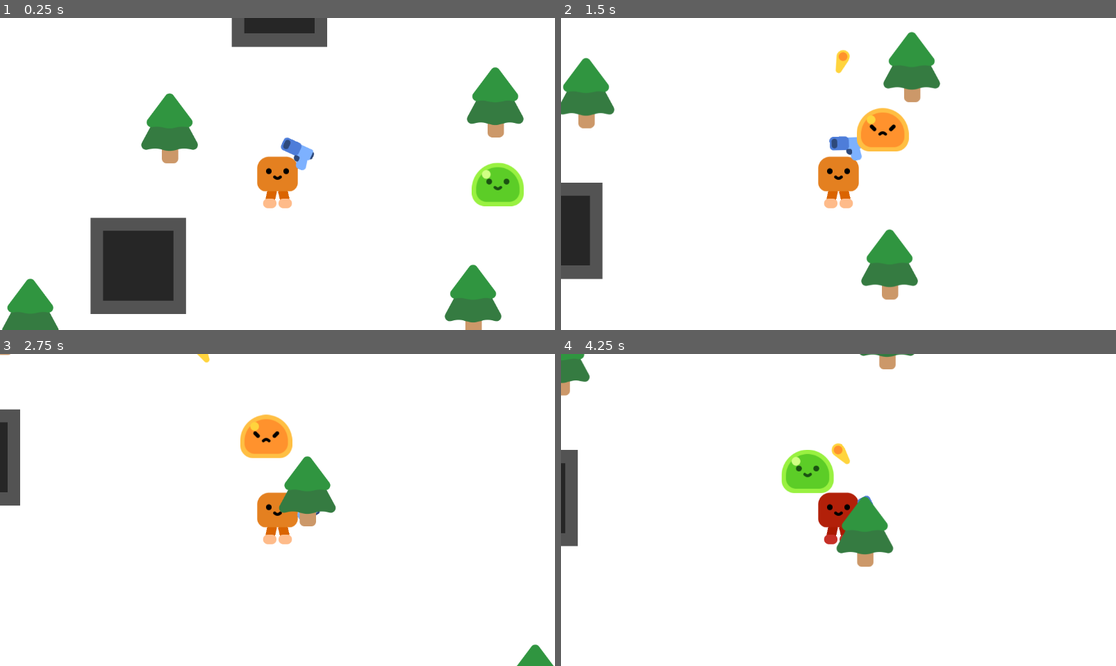
Above: before the commit, frames 1-4 (two rows, left to right).
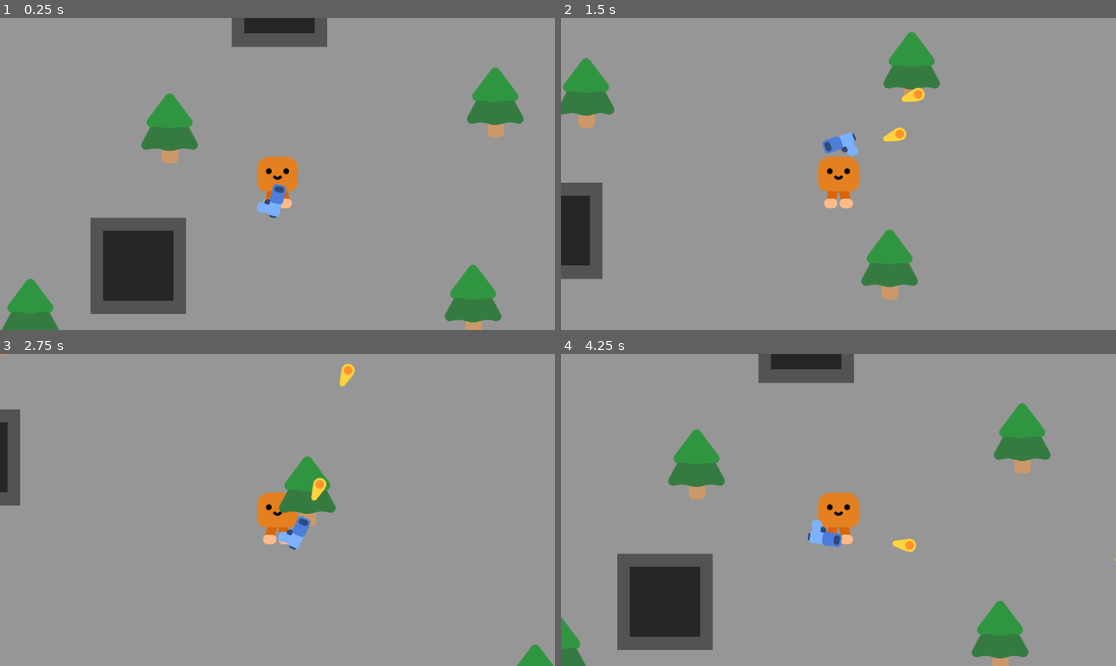
Above: after the commit, the same moments.

Repository: Pear-Juice/ATLS-GD-FarmerSurvivor
Game: Godot game, scene res://Scenes/L1.tscn
The game is run twice, just before and just after one commit, with the same random seed, the same clock (stepped at 60 frames per second) and the same inputs.
Inputs (mouse positions are in pixels of both pictures, inside the frame that each line leads up to):
- Up to frame 1 (0.25 s): no input
- Up to frame 2 (1.5 s): move the mouse to (960, 158) at 0.52 s; press the mouse at (960, 158) at 0.53 s; hold D (Right) 0.53-1.28 s; move the mouse to (727, 189) at 1.27 s; release the mouse at (727, 189) at 1.28 s; hold S (Down) from 1.28 s (still down); click (727, 189) at 1.35 s
- Up to frame 3 (2.75 s): move the mouse to (333, 441) at 2.02 s; release S (Down) at 2.03 s; press the mouse at (333, 441) at 2.03 s; hold D (Right) from 2.03 s (still down)
- Up to frame 4 (4.25 s): move the mouse to (810, 572) at 2.77 s; release D (Right) at 2.78 s; release the mouse at (810, 572) at 2.78 s; hold W (Up) 2.78-3.53 s; click (810, 572) at 2.85 s; move the mouse to (1005, 556) at 3.52 s; press the mouse at (1005, 556) at 3.53 s; hold A (Left) from 3.53 s (still down)

The runs differ from the first frame. In frame 1, 88% of the frame differs, in the area x 0-100%, y 0-100%; in frame 2, 93%; in frame 3, 97%; in frame 4, 100%.

Commit message:
Step 14: 20 minutes

Diff:
--- a/Objects/Bullet/Bullet.tscn
+++ b/Objects/Bullet/Bullet.tscn
@@ -13,7 +13,7 @@
 life_time = 2.0
 knockback = 700.0
 
-[node name="Sprite2D" type="Sprite2D" parent="."]
+[node name="BulletSprite" type="Sprite2D" parent="."]
 position = Vector2(-1, 11)
 rotation = -1.5708
 texture = ExtResource("1_wa2no")
--- a/Objects/Gun/Gun.gd
+++ b/Objects/Gun/Gun.gd
@@ -1,15 +1,13 @@
 extends Node2D
 
 @export var bullet_tscn : PackedScene
-
-var mouse_pos : Vector2
 
 var can_shoot := true
 
 var angle : float
 
 func _process(delta: float) -> void:
-	var dir = (mouse_pos - global_position).normalized()
+	var dir = (get_global_mouse_position() - global_position).normalized()
 	angle = rad_to_deg(dir.angle()) + 90
 
 	rotation_degrees = angle - get_parent().holder_angle
@@ -28,6 +26,6 @@
 	bullet.rotation_degrees = angle
 	get_tree().root.add_child(bullet)
 
-func _input(event: InputEvent) -> void:
-	if event is InputEventMouseMotion:
-		mouse_pos = event.global_position
+	$Barrel/MuzzelFlash.visible = true
+	await get_tree().create_timer(0.1).timeout
+	$Barrel/MuzzelFlash.visible = false
--- a/Objects/Gun/Gun.tscn
+++ b/Objects/Gun/Gun.tscn
@@ -1,17 +1,26 @@
-[gd_scene load_steps=4 format=3 uid="uid://7x5pjeehcag"]
+[gd_scene load_steps=5 format=3 uid="uid://7x5pjeehcag"]
 
 [ext_resource type="Texture2D" uid="uid://cj2magecql3bs" path="res://Objects/Gun/pistol.png" id="1_2elei"]
 [ext_resource type="Script" uid="uid://ctymm32atvm8l" path="res://Objects/Gun/Gun.gd" id="1_7g3aj"]
 [ext_resource type="PackedScene" uid="uid://b6tenxm5vxj3n" path="res://Objects/Bullet/Bullet.tscn" id="2_l3jv4"]
+[ext_resource type="Texture2D" uid="uid://brgpjilf7s2ul" path="res://Objects/Gun/muzzle_flash/muzzle_flash.png" id="4_l3jv4"]
 
 [node name="Gun" type="Node2D"]
 script = ExtResource("1_7g3aj")
 bullet_tscn = ExtResource("2_l3jv4")
 
 [node name="Sprite2D" type="Sprite2D" parent="."]
+z_index = 1
 rotation = -1.5708
 texture = ExtResource("1_2elei")
 flip_v = true
 
 [node name="Barrel" type="Node2D" parent="."]
-position = Vector2(10, -30)
+position = Vector2(11, -27)
+
+[node name="MuzzelFlash" type="Sprite2D" parent="Barrel"]
+visible = false
+z_index = 2
+position = Vector2(0, -13)
+rotation = -1.57079
+texture = ExtResource("4_l3jv4")
--- a/Objects/Gun/GunHolder.gd
+++ b/Objects/Gun/GunHolder.gd
@@ -4,13 +4,7 @@
 var holder_angle : float
 
 func _process(delta: float) -> void:
-	var dir = (mouse_pos - global_position).normalized()
+	var dir = (get_global_mouse_position() - global_position).normalized()
 	holder_angle = rad_to_deg(dir.angle()) + 90
 
 	rotation_degrees = holder_angle
-
-	#rotate_toward()
-
-func _input(event: InputEvent) -> void:
-	if event is InputEventMouseMotion:
-		mouse_pos = event.global_position
--- /dev/null
+++ b/Objects/Player/Camera.gd
@@ -0,0 +1,8 @@
+class_name Camera
+
+extends Camera2D
+
+static var I : Camera
+
+func _init():
+	I = self
--- a/Objects/Player/Player.gd
+++ b/Objects/Player/Player.gd
@@ -21,8 +21,7 @@
 func hit(damage : int, direction : Vector2, force : float):
 	if can_hit:
 		health -= damage
-		hit_dir = direction
-		hit_force = force
+		velocity = direction * force
 		hit_anim()
 
 		can_hit = false
@@ -51,5 +50,6 @@
 	if can_hit:
 		velocity = speed * direction
 	else:
-		velocity = hit_dir * hit_force
+		velocity *= 0.95
+
 	move_and_slide()
--- a/Objects/Player/Player.tscn
+++ b/Objects/Player/Player.tscn
@@ -1,7 +1,8 @@
-[gd_scene load_steps=9 format=3 uid="uid://ci86es8dmdgkj"]
+[gd_scene load_steps=10 format=3 uid="uid://ci86es8dmdgkj"]
 
 [ext_resource type="Script" uid="uid://ciouki488yiic" path="res://Objects/Player/Player.gd" id="1_we6tp"]
 [ext_resource type="Texture2D" uid="uid://sgpe48feds4e" path="res://Objects/Player/square_body.png" id="2_b872d"]
+[ext_resource type="Script" uid="uid://dn0t4tjstbkob" path="res://Objects/Player/Camera.gd" id="2_y01d7"]
 [ext_resource type="Texture2D" uid="uid://cjeasxerfccn8" path="res://Objects/Player/square_face.png" id="3_1qpp8"]
 [ext_resource type="Texture2D" uid="uid://v46pdv1xqomy" path="res://Objects/Player/square_lower_leg.png" id="4_nd6ml"]
 [ext_resource type="Texture2D" uid="uid://ciw5snfcgmqhn" path="res://Objects/Player/square_foot.png" id="5_y01d7"]
@@ -22,42 +23,36 @@
 shape = SubResource("CapsuleShape2D_861e5")
 
 [node name="Camera2D" type="Camera2D" parent="."]
+script = ExtResource("2_y01d7")
 
 [node name="Sprites" type="Node2D" parent="."]
 
 [node name="SpriteLeg-L" type="Sprite2D" parent="Sprites"]
 modulate = Color(0.853322, 0.390882, 1.92523e-07, 1)
-y_sort_enabled = true
 position = Vector2(-13, 44)
 rotation = 0.244346
-scale = Vector2(1, 1)
 texture = ExtResource("4_nd6ml")
 
 [node name="SpriteLeg-R" type="Sprite2D" parent="Sprites"]
 modulate = Color(0.853322, 0.390882, 1.92523e-07, 1)
-y_sort_enabled = true
 position = Vector2(13, 44)
 rotation = -0.256996
 texture = ExtResource("4_nd6ml")
 
 [node name="SpriteBody" type="Sprite2D" parent="Sprites"]
 modulate = Color(0.894962, 0.502128, 0.126593, 1)
-y_sort_enabled = true
 texture = ExtResource("2_b872d")
 
 [node name="SpriteEyes" type="Sprite2D" parent="Sprites"]
-y_sort_enabled = true
 texture = ExtResource("3_1qpp8")
 
 [node name="SpriteFoot-L" type="Sprite2D" parent="Sprites"]
 modulate = Color(0.993565, 0.732883, 0.539184, 1)
-y_sort_enabled = true
 position = Vector2(16, 61)
 texture = ExtResource("5_y01d7")
 
 [node name="SpriteFoot-R" type="Sprite2D" parent="Sprites"]
 modulate = Color(0.993565, 0.732883, 0.539184, 1)
-y_sort_enabled = true
 position = Vector2(-16, 61)
 texture = ExtResource("5_y01d7")
 
--- a/Objects/Slime/Slime.tscn
+++ b/Objects/Slime/Slime.tscn
@@ -18,6 +18,7 @@
 script = ExtResource("1_rgifs")
 speed = 200.0
 damage = 1
+hit_force = 700.0
 
 [node name="CollisionShape2D" type="CollisionShape2D" parent="."]
 shape = SubResource("CircleShape2D_oqx3y")
--- a/Scenes/L1.tscn
+++ b/Scenes/L1.tscn
@@ -1,10 +1,11 @@
-[gd_scene load_steps=6 format=3 uid="uid://nt5xmxvh04wr"]
+[gd_scene load_steps=7 format=3 uid="uid://nt5xmxvh04wr"]
 
 [ext_resource type="PackedScene" uid="uid://ci86es8dmdgkj" path="res://Objects/Player/Player.tscn" id="1_f0cto"]
 [ext_resource type="Texture2D" uid="uid://xw5qvuoyaqse" path="res://World/Background.png" id="1_r1lt2"]
 [ext_resource type="PackedScene" uid="uid://c0pdf4mybn54q" path="res://Objects/Trees/Tree.tscn" id="2_7kaqx"]
 [ext_resource type="PackedScene" uid="uid://42nawovb8lnj" path="res://Objects/Slime/Slime.tscn" id="4_ef5wv"]
 [ext_resource type="PackedScene" uid="uid://snyq0i2e4imx" path="res://Objects/Trap/Trap.tscn" id="5_bhcnn"]
+[ext_resource type="Script" uid="uid://dwivrt0lq5x08" path="res://World/Spawner.gd" id="5_rcrnv"]
 
 [node name="L1" type="Node2D"]
 
@@ -13,11 +14,8 @@
 repeat_times = 40
 
 [node name="Background" type="Sprite2D" parent="Parallax2D"]
+self_modulate = Color(0.588774, 0.588774, 0.588774, 1)
 texture = ExtResource("1_r1lt2")
-
-[node name="Player" parent="." instance=ExtResource("1_f0cto")]
-position = Vector2(577, 321)
-speed = 400.0
 
 [node name="Traps" type="Node" parent="."]
 
@@ -28,9 +26,6 @@
 position = Vector2(581, -43)
 
 [node name="Enemies" type="Node" parent="."]
-
-[node name="Slime" parent="Enemies" instance=ExtResource("4_ef5wv")]
-position = Vector2(1081, 345)
 
 [node name="Trees" type="Node" parent="."]
 
@@ -72,3 +67,13 @@
 
 [node name="Tree13" parent="Trees" instance=ExtResource("2_7kaqx")]
 position = Vector2(1060, -615)
+
+[node name="Player" parent="." instance=ExtResource("1_f0cto")]
+position = Vector2(577, 321)
+speed = 400.0
+
+[node name="Spawner" type="Node" parent="." node_paths=PackedStringArray("slime_folder")]
+script = ExtResource("5_rcrnv")
+slime_tscn = ExtResource("4_ef5wv")
+slime_folder = NodePath("../Enemies")
+metadata/_custom_type_script = "uid://dwivrt0lq5x08"
--- /dev/null
+++ b/World/Spawner.gd
@@ -0,0 +1,16 @@
+class_name Spawner
+
+extends Node
+
+@export var slime_tscn : PackedScene
+@export var slime_folder : Node
+
+func _ready() -> void:
+	spawn_slimes(2000)
+
+func spawn_slimes(area : int):
+	while true:
+		var slime = slime_tscn.instantiate()
+		slime.global_position = Vector2(randi_range(-area,area), randi_range(-area,area))
+		slime_folder.add_child(slime)
+		await get_tree().create_timer(1).timeout
Not shown, added: Objects/Player/Camera.gd.uid
Not shown, added: World/Spawner.gd.uid
Not shown, added: build/web/index.apple-touch-icon.png.import
Not shown, added: build/web/index.icon.png.import
Not shown, added: build/web/index.png.import
Not shown, changed: README.md
Not shown, added: build/web/index.apple-touch-icon.png
Not shown, added: build/web/index.audio.position.worklet.js
Not shown, added: build/web/index.audio.worklet.js
Not shown, added: build/web/index.html
Not shown, added: build/web/index.icon.png
Not shown, added: build/web/index.js
(and 3 more such lines)
